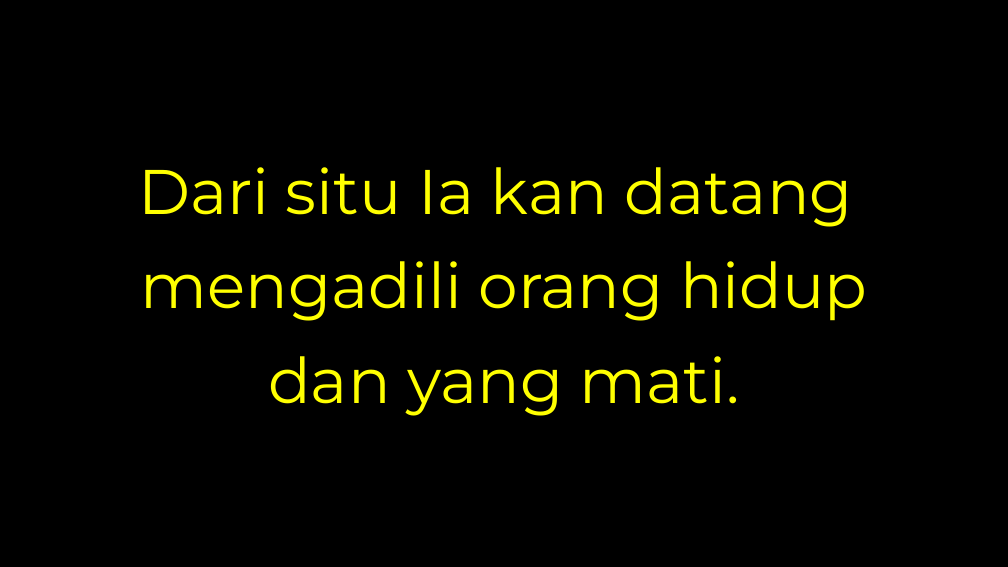
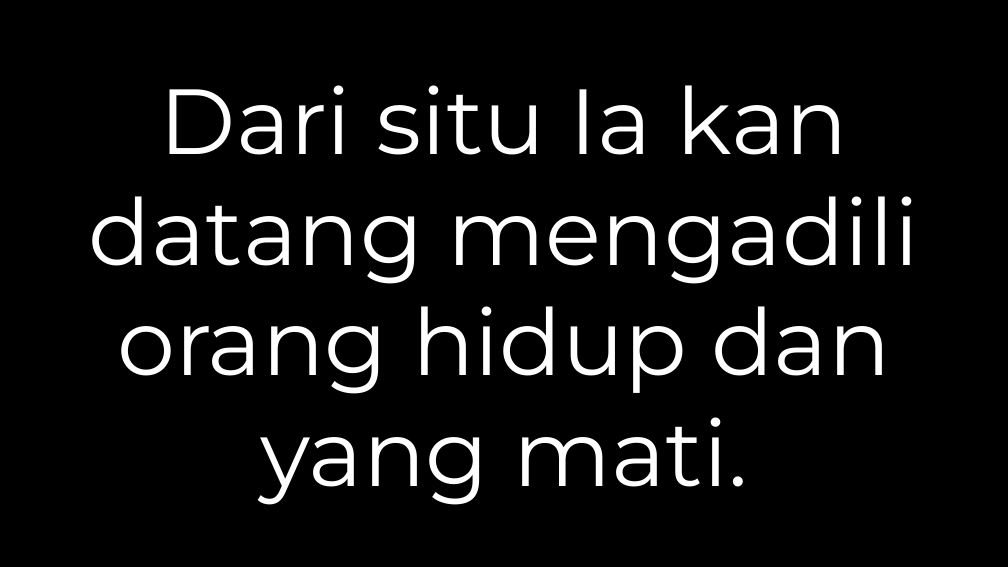
Before and after one commit to laurensius/Slide_Misa_KRC, a slide deck: slide 32 of 2020 11 tanggal 2 Misa Arwah/Slide Misa Arwah.pptx. Drawn at 1008x567 pixels with LibreOffice and Linux fonts; fonts in the diff are those of the drawing; background and template pictures are left out. Boxes give left, top, right and bottom in pixels: in the first picture for what was removed or moved away, otherwise in the second. Text is boxed around its words. In the diff, an @@ line names an element or a change of style, - is before the commit and + after.

```diff
--- a/2020 11 tanggal 2 Misa Arwah/Slide Misa Arwah.pptx
+++ b/2020 11 tanggal 2 Misa Arwah/Slide Misa Arwah.pptx
@@ text at [89, 85, 919, 487]: text changed; size 60 to 88 pt; text colour #FFFF00 to #FFFFFF @@
-Dari situ Ia kan datang
-mengadili orang hidup
-dan yang mati.
+Dari situ Ia kan datang mengadili orang hidup dan yang mati.
```
Also in this commit, not shown: 31 other slides changed, 1 slide added, 2 slides removed, 10 other files.
